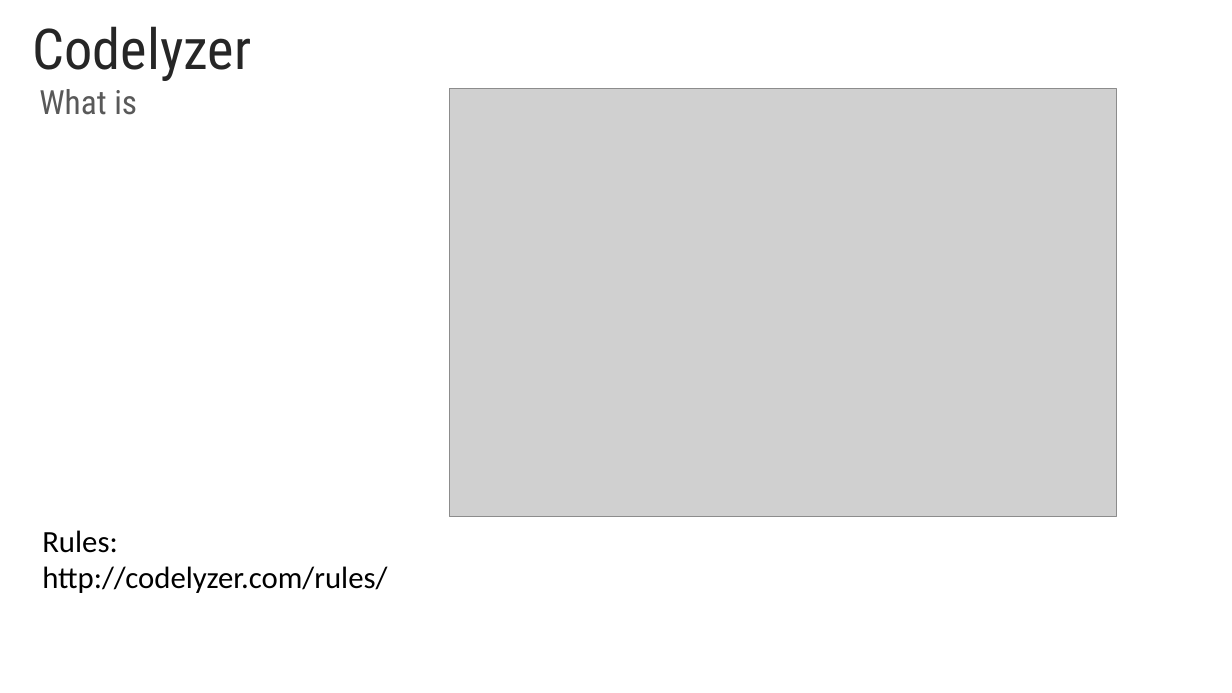
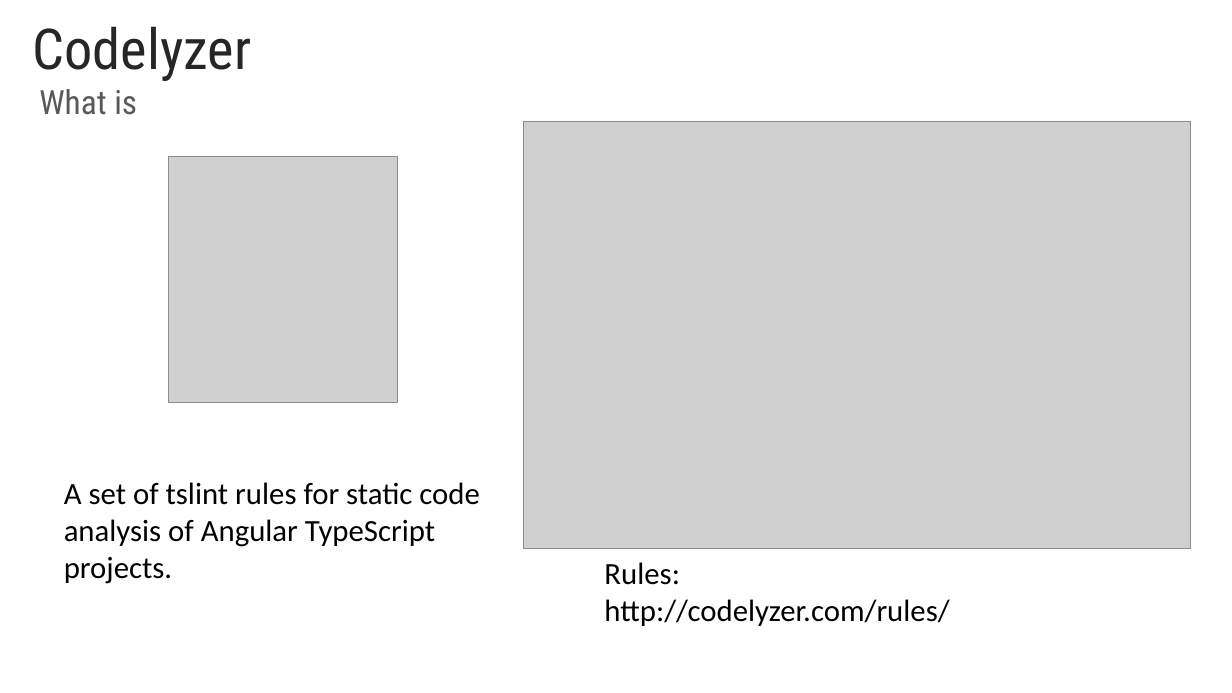
Before and after one commit to rached193/AngularWorkshop-20181116, a slide deck: slide 21 of 01_best_practices/01_best_practices.pptx (slide 19 before the commit). Drawn at 1232x693 pixels with LibreOffice and Linux fonts; fonts in the diff are those of the drawing; grey boxes stand for pictures; background and template pictures are left out. Boxes give left, top, right and bottom in pixels: in the first picture for what was removed or moved away, otherwise in the second. Text is boxed around its words. In the diff, an @@ line names an element or a change of style, - is before the commit and + after.

```diff
--- a/01_best_practices/01_best_practices.pptx
+++ b/01_best_practices/01_best_practices.pptx
@@ picture: place and size @@
-picture at bbox=[449, 89, 1116, 517]
+picture at bbox=[524, 121, 1191, 549]
@@ picture added at bbox=[168, 157, 397, 403] @@
@@ text added at bbox=[64, 482, 480, 584], 24 pt, text #000000 @@
+A set of tslint rules for static code analysis of Angular TypeScript projects.
@@ text "Rules:": place and size @@
-text "Rules:" at bbox=[42, 530, 387, 593]
+text "Rules:" at bbox=[604, 562, 949, 626]
```
Also in this commit, not shown: 6 other slides changed, 6 slides added, 4 slides removed.
